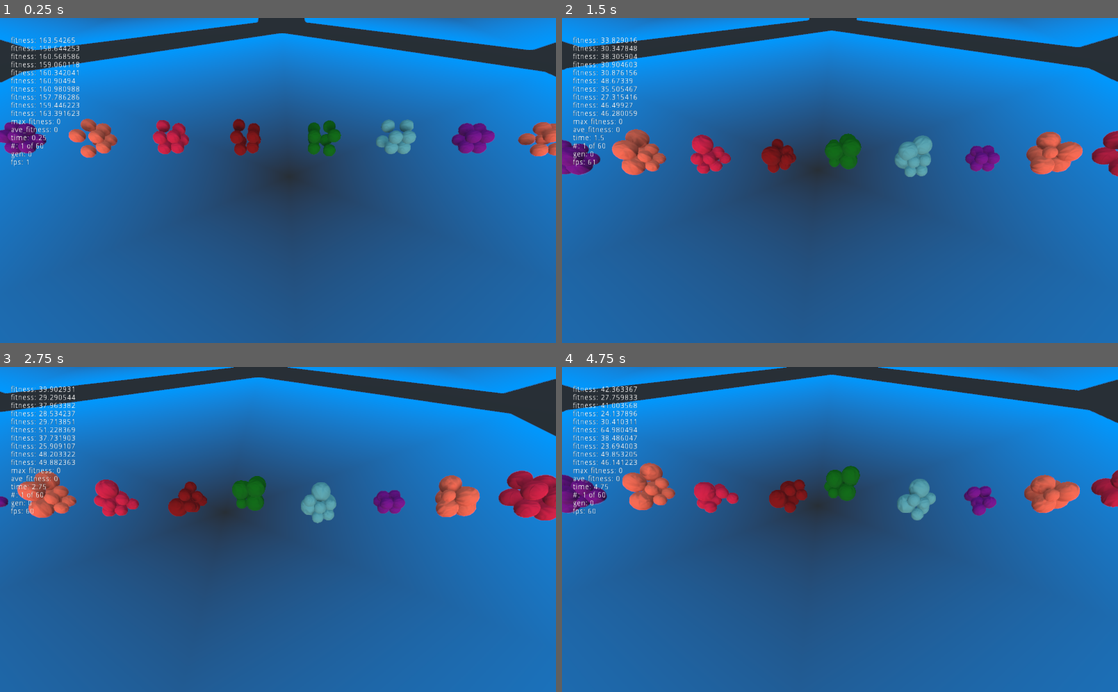
Above: before the commit, frames 1-4 (two rows, left to right).
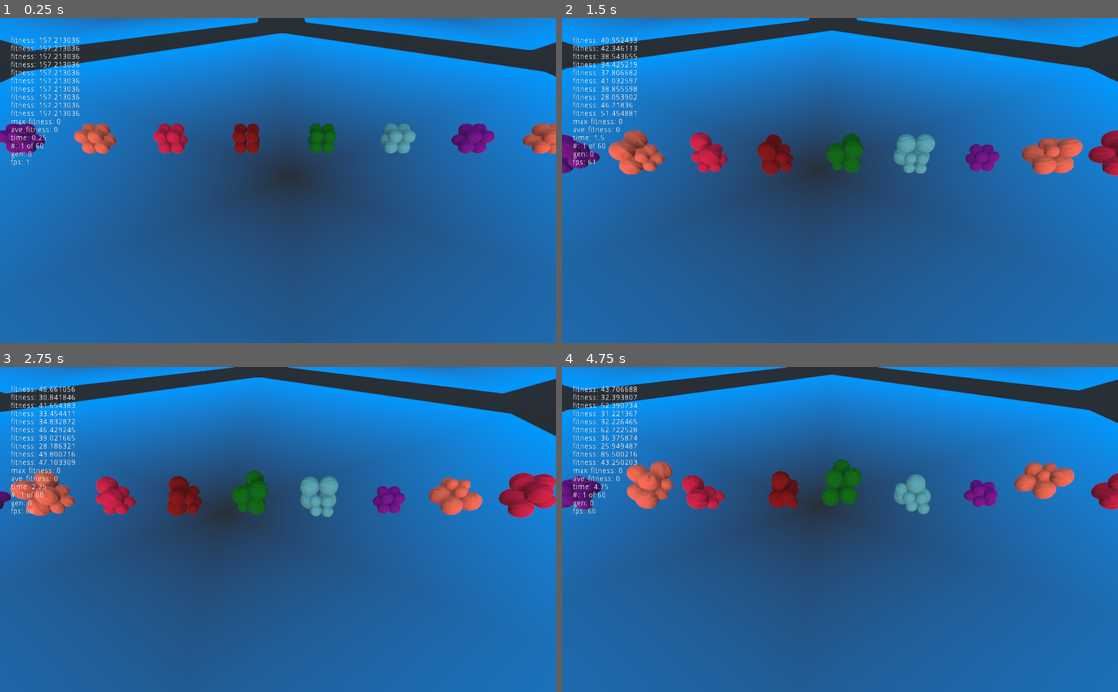
Above: after the commit, the same moments.

Repository: bentles/Particles
Game: Godot game, scene res://TestWorld.tscn
Same seed, same stepped clock (60 frames per second), same inputs: the game is played once before the commit and once after it.
Inputs (mouse positions are in pixels of both pictures, inside the frame that each line leads up to):
- Up to frame 1 (0.25 s): no input
- Up to frame 2 (1.5 s): tap Enter at 0.5 s; move the mouse to (962, 164) at 0.52 s; hold D 0.53-1.25 s; tap Q at 0.6 s; click (962, 164) at 0.67 s; drag from (728, 196) to (812, 245) at 1.27 s
- Up to frame 3 (2.75 s): move the mouse to (333, 458) at 2.02 s; hold D from 2.03 s (still down); tap Q at 2.1 s
- Up to frame 4 (4.75 s): release D at 2.75 s; drag from (812, 594) to (673, 480) at 2.77 s; move the mouse to (1006, 578) at 3.52 s; hold A 3.53-4.25 s; tap Q at 3.6 s; drag from (673, 480) to (756, 448) at 4.27 s

The runs differ from the first frame. In frame 1, 1.8% of the frame differs, in the area x 0-100%, y 5-44%; in frame 2, 3.1%; in frame 3, 4.1%; in frame 4, 5.1%, in the area x 0-100%, y 5-48%.

Commit message:
resize a bit nicer now

Diff:
--- a/Particle/Particle.gd
+++ b/Particle/Particle.gd
@@ -2,13 +2,12 @@
 
 # Declare member variables here.
 var vel3 = Vector3.ZERO
-export var density = 3
-var fmass = 0.8
+var fmass = 3
 
 # maybe can make these asymmetric later if it makes things cooler
-const cooldown_seconds = 0.2
+const cooldown_seconds = 0.4
 var cooldown_elapsed_seconds = 0
-const action_seconds = 0.1
+const action_seconds = 0.4
 var action_elapsed_seconds = action_seconds
 
 const think_seconds = 0.1
@@ -24,35 +23,12 @@
 const NeuralNetwork = preload("../Neural Network/Brain.gd")
 var brain: NeuralNetwork;
 
-func _act(from_state, to_state):
-	if state == from_state && cooldown_elapsed_seconds >= cooldown_seconds:
-		state = to_state
-		action_elapsed_seconds = 0
-		cooldown_elapsed_seconds = 0
+func _ready():
+	assert(brain != null)
+	randomize()
 
-var total = 0
-func _resize_model(delta):
-	var percent = action_elapsed_seconds / action_seconds
-	var size_state = 0
-
-	if state == State.STATE_EXPANDED:
-		size_state = 1
-	elif state == State.STATE_IDLE:
-		size_state = 0
-	elif state == State.STATE_CONTRACTING:
-		size_state = (1 - percent)
-	elif state == State.STATE_EXPANDING:
-		size_state = percent
-
-	var size = original_size + size_factor * size_state
-	# figure out how to scale properly
-	total += delta
-	#if (total < 3):
-	#	$CollisionShape.shape.radius = total
-	$Particles.scale.x = size
-	$Particles.scale.y = size
-	$Particles.scale.z = size
-
+func get_size() -> float:
+	return $CollisionShape.shape.radius
 
 var colors = [Color.cadetblue, Color.webpurple, Color.tomato, Color.crimson, Color.darkred, Color.darkgreen]
 
@@ -65,22 +41,27 @@
 	$Particles.draw_pass_1.material.albedo_color = color
 	pass
 
+func _set_size(size):
+	$CollisionShape.shape.radius = size
+	$InfluenceArea/CollisionShape.shape.radius = size
+	$Particles.scale.x = size
+	$Particles.scale.y = size
+	$Particles.scale.z = size
+
 func _expand():
 	_act(State.STATE_IDLE, State.STATE_EXPANDING)
-	$CollisionShape.shape.radius = original_size + size_factor
-	$InfluenceArea/CollisionShape.shape.radius = original_size + size_factor
-	fmass = (density * pow(size_factor + original_size, 3) * PI * 4) / 3
 
 func _contract():
 	_act(State.STATE_EXPANDED, State.STATE_CONTRACTING)
-	$CollisionShape.shape.radius = original_size
-	$InfluenceArea/CollisionShape.shape.radius = original_size
-	fmass = (density * pow(original_size, 3) * PI * 4) / 3
 
-func _ready():
-	fmass = (density * pow(original_size, 3) * PI * 4) / 3
-	assert(brain != null)
-	randomize()
+func _act(from_state, to_state):
+	if state == from_state && cooldown_elapsed_seconds >= cooldown_seconds:
+		_set_size(original_size + size_factor / 2.0)
+		state = to_state
+		action_elapsed_seconds = 0
+		cooldown_elapsed_seconds = 0
+
+
 
 func _process_state(delta):
 	# TODO: might need to think about order here
@@ -89,6 +70,7 @@
 		if action_elapsed_seconds >= action_seconds:
 			action_elapsed_seconds = action_seconds
 			state = State.STATE_IDLE if state == State.STATE_CONTRACTING else State.STATE_EXPANDED
+			_set_size(original_size if state == State.STATE_IDLE else original_size + size_factor)
 		return
 	if (state == State.STATE_IDLE || state == State.STATE_EXPANDED) && \
 	cooldown_elapsed_seconds < cooldown_seconds:
@@ -97,13 +79,8 @@
 
 func _physics_process(delta):
 	_process_state(delta)
-	_resize_model(delta)
 
 	var overlapping = $InfluenceArea.get_overlapping_bodies()
-
-	# assume for now all particles are the same mass so i just pick a
-	# value for G*m1*m2
-
 	var g = 5.0
 
 	var totalInstAcc = Vector3.ZERO;
@@ -113,8 +90,13 @@
 		if body != self:
 			# calculate forces from nearby particles
 			var body3 = body.global_transform.origin
+
+			# make the forces independent of particle size
+			var distance_offset = 2 * original_size - get_size() - body.get_size()
+			var distance = self.global_transform.origin.distance_to(body3)
+
 			# enforce 0.5^2 as the closest 2 particles can be
-			var rsq = max(0.5, self.global_transform.origin.distance_squared_to(body3))
+			var rsq = max(0.25, pow(distance + distance_offset, 2))
 			var r3 = self.global_transform.origin.direction_to(body3)
 
 			var acc3 = r3 * ((g * body.fmass * self.fmass)/(rsq))
